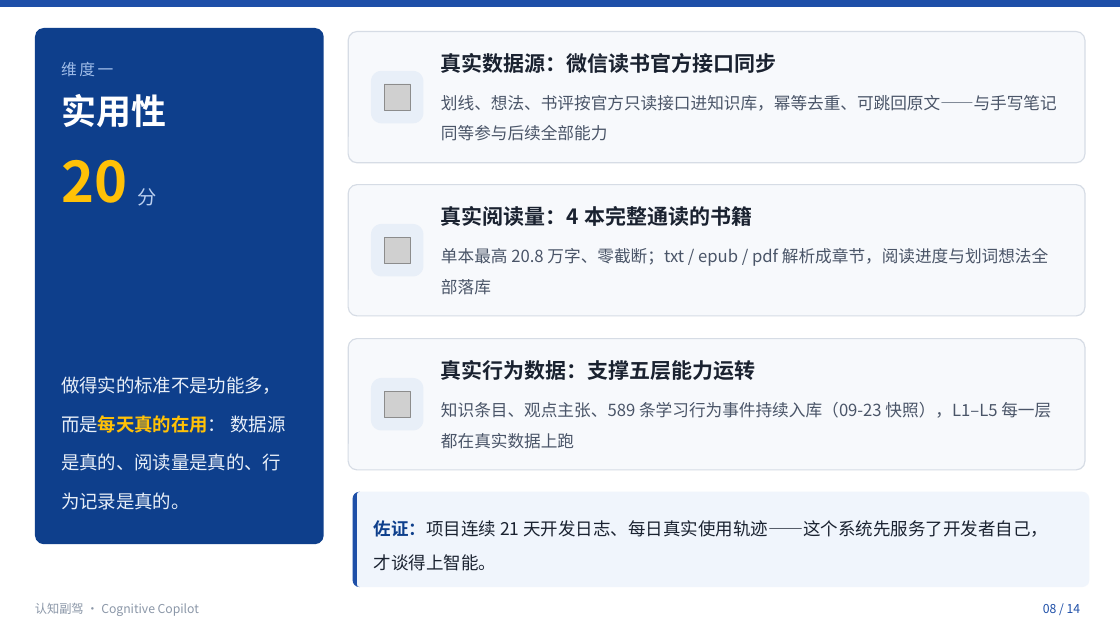
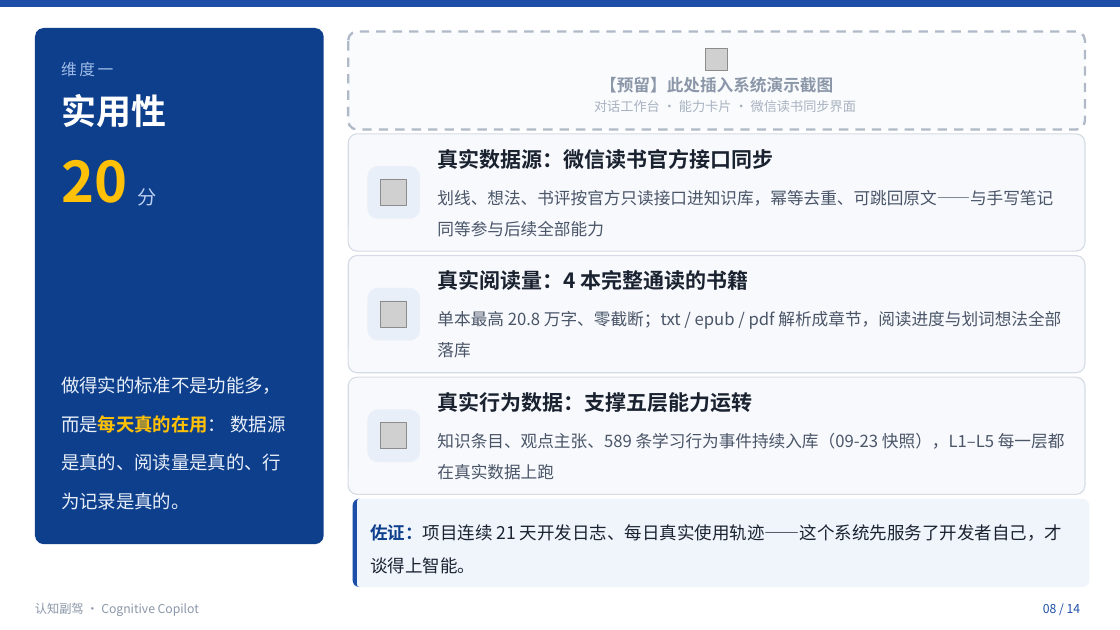
Before and after one commit to Curtainorange/knowledge-agent, a slide deck: slide 8 of output/认知副驾项目汇报/认知副驾项目汇报.pptx. Drawn at 1120x630 pixels with LibreOffice and Linux fonts; fonts in the diff are those of the drawing; grey boxes stand for pictures. Boxes give left, top, right and bottom in pixels: in the first picture for what was removed or moved away, otherwise in the second. Text is boxed around its words. In the diff, an @@ line names an element or a change of style, - is before the commit and + after.

Commit message:
docs: 修订答辩PPT——去掉模型双供应商与代码行数，补充RAG向量库技术(BGE+pgvector)，预留演示截图位

```diff
--- a/output/认知副驾项目汇报/认知副驾项目汇报.pptx
+++ b/output/认知副驾项目汇报/认知副驾项目汇报.pptx
@@ rounded rectangle resized from (x1=349, y1=32, x2=1086, y2=163) to (x1=349, y1=32, x2=1086, y2=130) @@
@@ rounded rectangle at (x1=349, y1=32, x2=1086, y2=130): fill #F7F9FC to #FAFBFD; outline #D6DCE5 1 pt to #B0B9C8 2 pt dashed; proportions changed @@
@@ picture added at (x1=706, y1=48, x2=728, y2=71) @@
@@ picture removed at (x1=384, y1=84, x2=410, y2=110) @@
@@ text added at (x1=600, y1=77, x2=833, y2=93), 14.2 pt, text #8B97A8, bold @@
+【预留】此处插入系统演示截图
@@ text added at (x1=594, y1=100, x2=856, y2=112), 11.2 pt, text #A8B2C0 @@
+对话工作台 · 能力卡片 · 微信读书同步界面
@@ proportions changed in 3 elements at (x1=353, y1=499, x2=1090, y2=587), (x1=349, y1=377, x2=1086, y2=495), (x1=349, y1=134, x2=1086, y2=251) @@
@@ rounded rectangle resized from (x1=349, y1=185, x2=1086, y2=316) to (x1=349, y1=134, x2=1086, y2=251) @@
@@ text "真实数据源：微信读书官方接口同步" moved from (x1=441, y1=53, x2=777, y2=73) to (x1=437, y1=149, x2=773, y2=169) @@
@@ rounded rectangle moved from (x1=371, y1=224, x2=423, y2=276) to (x1=368, y1=166, x2=420, y2=218) @@
@@ text "划线、想法、书评按官方只读接口进知识库，幂等去重、可跳回原文——与手写笔记同等参与后续全部能力" moved from (x1=441, y1=95, x2=1057, y2=141) to (x1=437, y1=190, x2=1053, y2=237) @@
@@ picture added at (x1=381, y1=180, x2=407, y2=206) @@
@@ picture removed at (x1=384, y1=237, x2=410, y2=263) @@
@@ rounded rectangle added at (x1=349, y1=255, x2=1086, y2=373), fill #F7F9FC, outline #D6DCE5 1 pt @@
@@ text "真实阅读量：4 本完整通读的书籍" moved from (x1=441, y1=206, x2=752, y2=226) to (x1=437, y1=270, x2=749, y2=290) @@
@@ rounded rectangle moved from (x1=371, y1=71, x2=423, y2=123) to (x1=368, y1=288, x2=420, y2=340) @@
@@ text "单本最高 20.8 万字、零截断；txt / epub ..." rewrapped from (x1=441, y1=248, x2=1048, y2=295) to (x1=437, y1=311, x2=1061, y2=358) @@
@@ picture added at (x1=381, y1=301, x2=407, y2=327) @@
@@ rounded rectangle resized from (x1=349, y1=339, x2=1086, y2=470) to (x1=349, y1=377, x2=1086, y2=495) @@
@@ rounded rectangle moved from (x1=371, y1=378, x2=423, y2=430) to (x1=368, y1=410, x2=420, y2=462) @@
@@ picture removed at (x1=384, y1=392, x2=410, y2=418) @@
@@ text "真实行为数据：支撑五层能力运转" moved from (x1=441, y1=360, x2=756, y2=380) to (x1=437, y1=392, x2=752, y2=412) @@
@@ picture added at (x1=381, y1=423, x2=407, y2=449) @@
@@ text "知识条目、观点主张、589 条学习行为事件持续入库（09-23 快照），L1–L5 每一层都在真实数据上跑" rewrapped from (x1=441, y1=402, x2=1051, y2=449) to (x1=437, y1=433, x2=1065, y2=480) @@
@@ rounded rectangle resized from (x1=353, y1=492, x2=1090, y2=587) to (x1=353, y1=499, x2=1090, y2=587) @@
@@ freeform shape resized from (x1=353, y1=492, x2=1090, y2=587) to (x1=353, y1=499, x2=1090, y2=587) @@
@@ text "佐证：项目连续 21 天开发日志、每日真实使用轨迹——这个系统先服务了开发者自己，才谈得上智能。" rewrapped from (x1=374, y1=520, x2=1048, y2=571) to (x1=370, y1=524, x2=1062, y2=574) @@
```
Also in this commit, not shown: 4 other slides changed, 7 other files.
